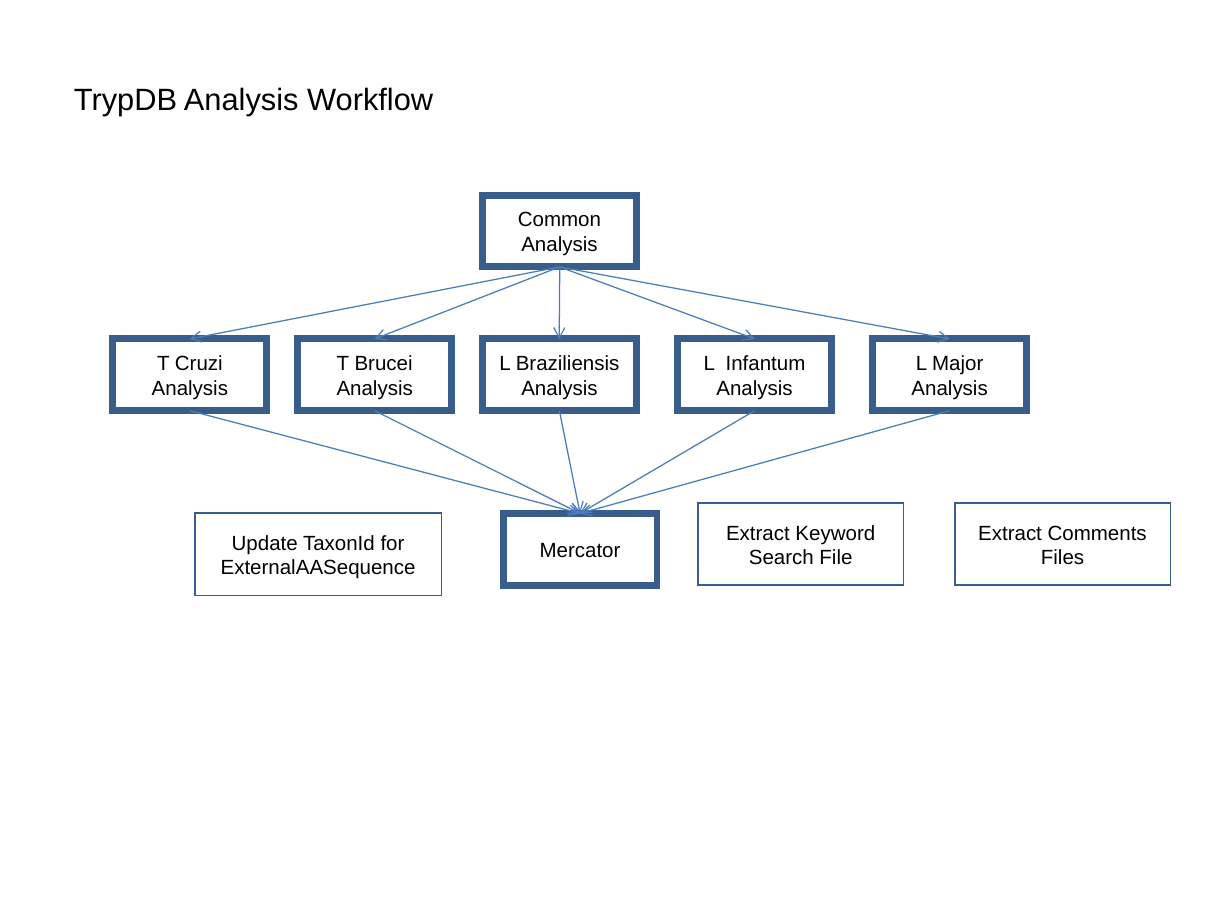
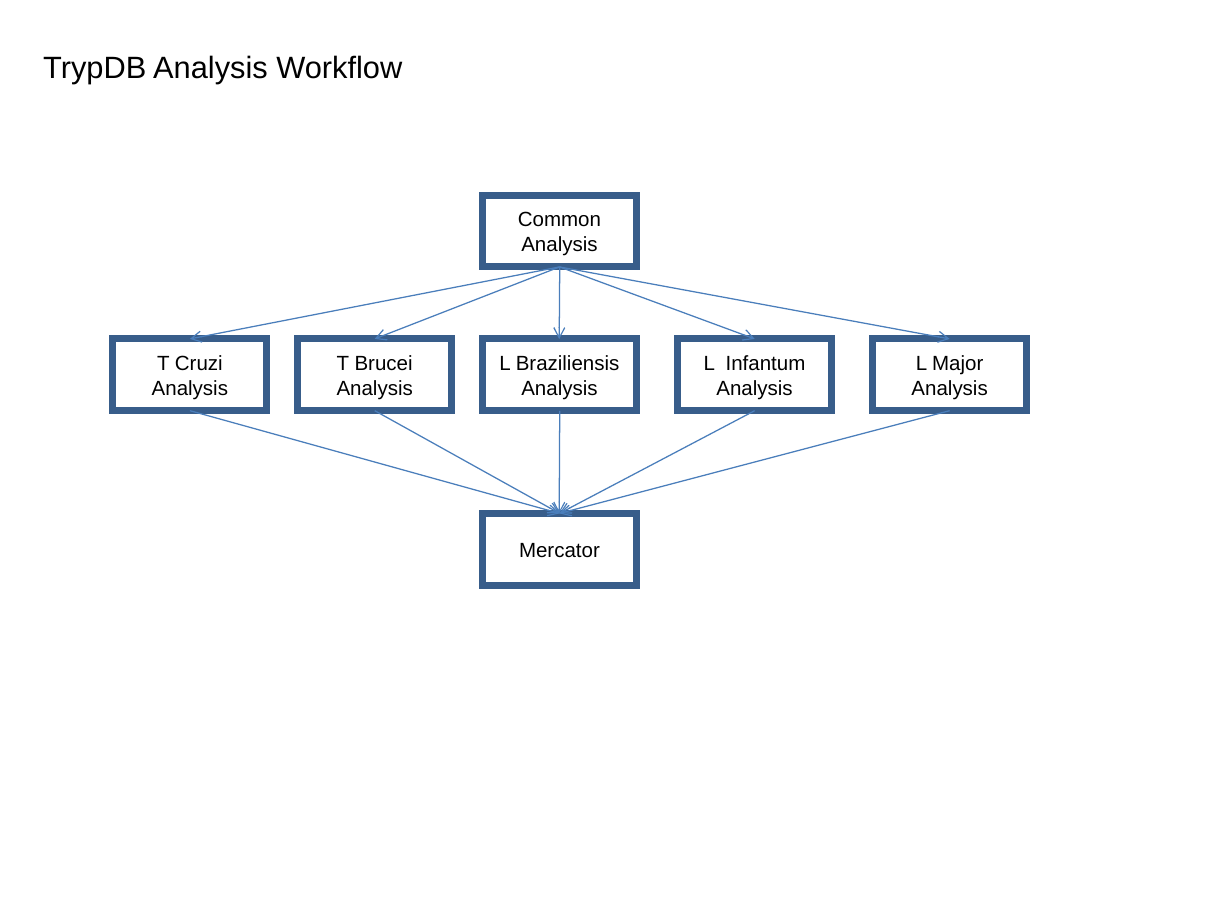
Before and after one commit to VEuPathDB/ApiCommonData, a slide deck: slide 1 of Load/doc/workflow/AnalysisWorkflow_wei.ppt. Drawn at 1232x924 pixels with LibreOffice and Linux fonts; fonts in the diff are those of the drawing. Boxes give left, top, right and bottom in pixels: in the first picture for what was removed or moved away, otherwise in the second. Text is boxed around its words. In the diff, an @@ line names an element or a change of style, - is before the commit and + after.

```diff
--- a/Load/doc/workflow/AnalysisWorkflow_wei.ppt
+++ b/Load/doc/workflow/AnalysisWorkflow_wei.ppt
@@ text "TrypDB Analysis Workflow": place and size @@
-text "TrypDB Analysis Workflow" at [74, 87, 433, 116]
+text "TrypDB Analysis Workflow" at [43, 55, 402, 83]
@@ arrow moved from (190, 410) - (580, 514) to (190, 410) - (559, 514) @@
@@ arrow moved from (375, 410) - (580, 514) to (375, 410) - (559, 514) @@
@@ arrow moved from (950, 410) - (580, 514) to (950, 410) - (559, 514) @@
@@ arrow moved from (755, 410) - (580, 514) to (755, 410) - (559, 514) @@
@@ arrow moved from (559, 410) - (580, 514) to (559, 410) - (559, 514) @@
@@ rectangle removed at [699, 503, 904, 585] @@
-Extract Keyword Search File
@@ rectangle removed at [955, 503, 1170, 585] @@
-Extract Comments Files
@@ rectangle removed at [195, 514, 441, 596] @@
-Update TaxonId for ExternalAASequence
@@ rectangle "Mercator": place and size @@
-rectangle "Mercator" at [503, 514, 657, 585]
+rectangle "Mercator" at [483, 514, 637, 585]
```
Also in this commit, not shown: 18 other slides changed.
